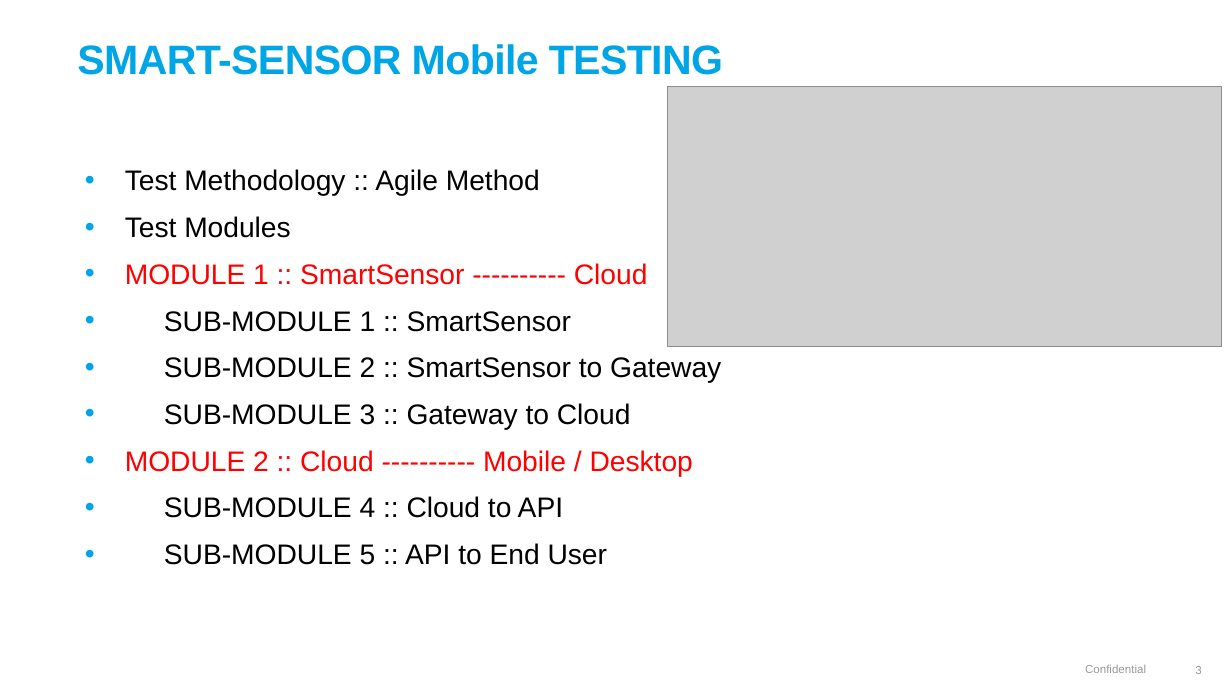
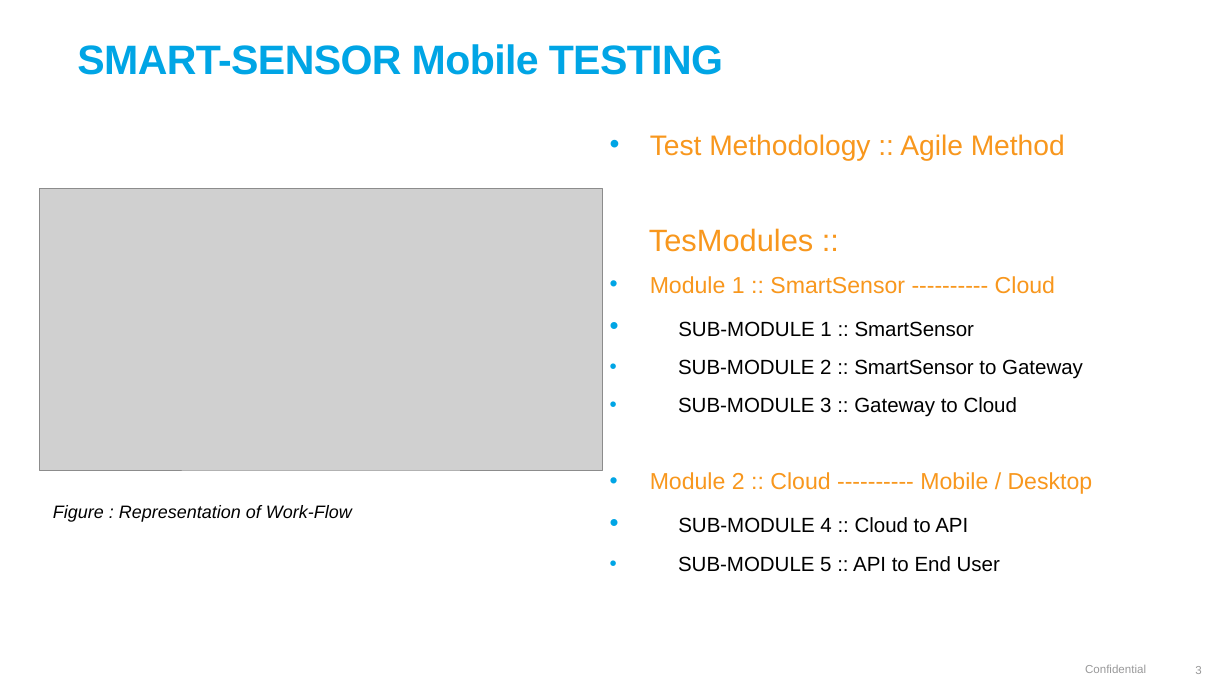
Before and after one commit to lasse1900/test_assignment_30032022, a slide deck: slide 3 of QA SIMULATION PROJECT.pptx. Drawn at 1232x693 pixels with LibreOffice and Linux fonts; fonts in the diff are those of the drawing; grey boxes stand for pictures; background and template pictures are left out. Boxes give left, top, right and bottom in pixels: in the first picture for what was removed or moved away, otherwise in the second. Text is boxed around its words. In the diff, an @@ line names an element or a change of style, - is before the commit and + after.

```diff
--- a/QA SIMULATION PROJECT.pptx
+++ b/QA SIMULATION PROJECT.pptx
@@ text "Test Methodology :: Agile Method": place and size @@
-text "Test Methodology :: Agile Method" at [125,169,721,565]
+text "Test Methodology :: Agile Method" at [649,134,1093,572]
@@ text at [650,134,1083,572]: text colour #000000 to #F8971D in "Test Methodology :: Agile Method"; size 22 to 16 pt in "SUB-MODULE 1 :: SmartSensor", "SUB-MODULE 2 :: SmartSensor to Gateway", "SUB-MODULE 3 :: Gateway to Cloud", "SUB-MODULE 4 :: Cloud to API" and 1 more places @@
@@ picture: place and size @@
-picture at [667,87,1221,347]
+picture at [39,189,603,470]
@@ text at [649,228,813,252]: text changed; size 22 to 18 pt; text colour #FF0000 to #F8971D @@
-• Test Modules
-• MODULE 1 :: SmartSensor ---------- Cloud
+TesModules ::
+• Module 1 :: SmartSensor ---------- Cloud
@@ text at [650,472,1093,494]: text changed; size 22 to 18 pt; text colour #FF0000 to #F8971D @@
-• MODULE 2 :: Cloud ---------- Mobile / Desktop
+• Module 2 :: Cloud ---------- Mobile / Desktop
@@ text added at [53,505,352,522], 14 pt, text #000000, italic @@
+Figure : Representation of Work-Flow
```
Also in this commit, not shown: 10 other slides changed, 1 other file.
